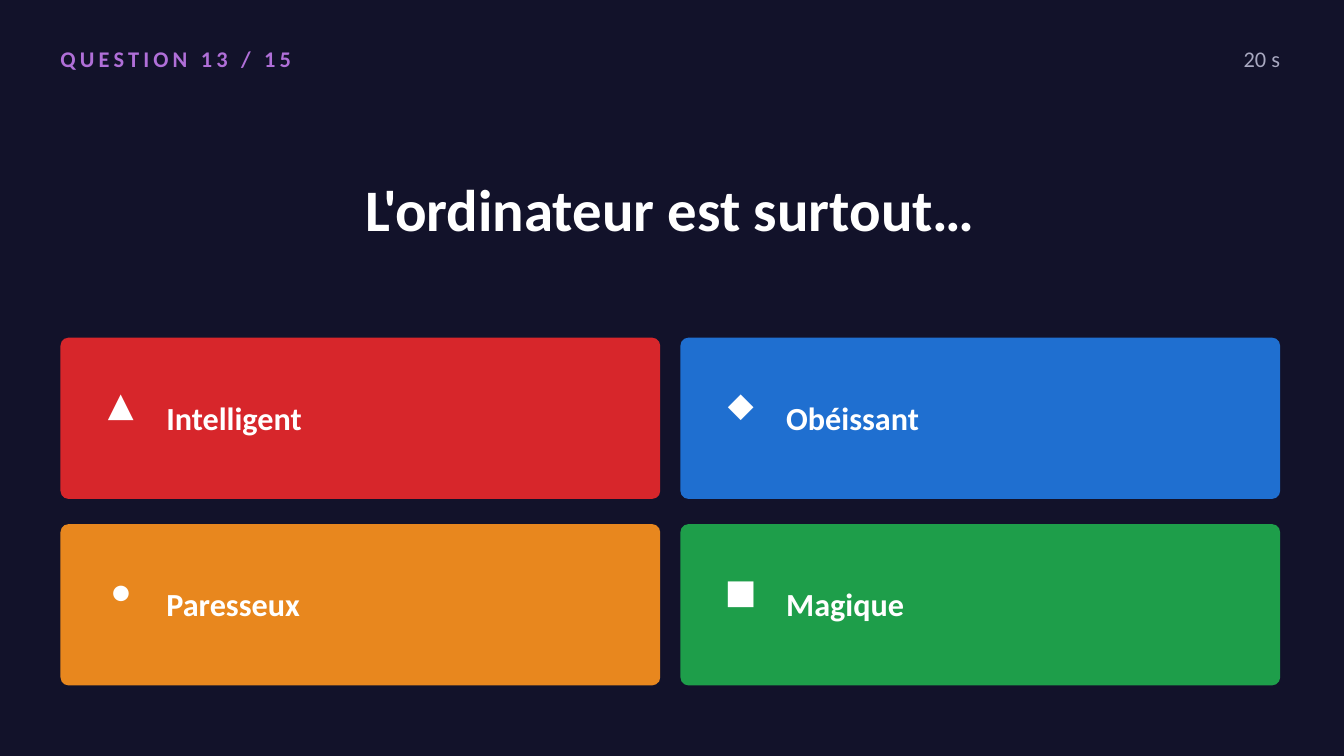
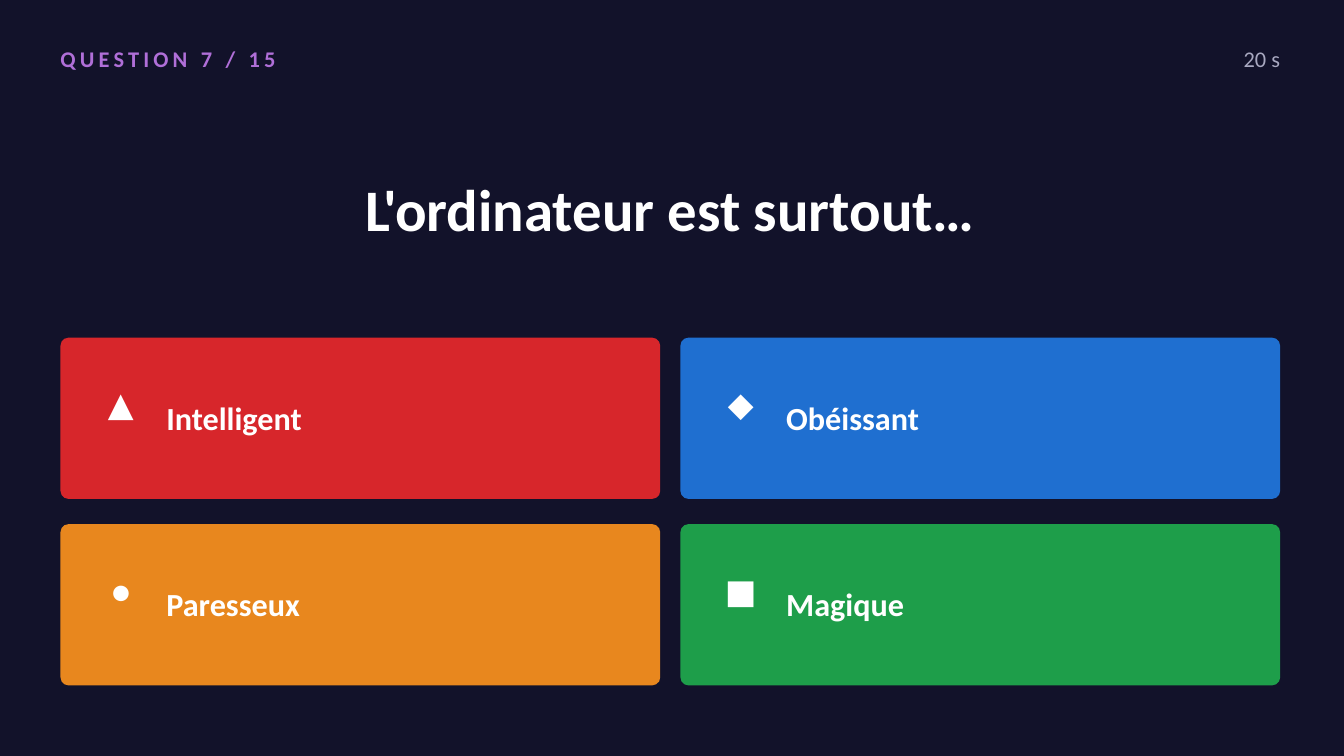
Before and after one commit to koffipierredamien/python-learning, a slide deck: slide 14 of 2-seances/S02-premier-contact/a-projeter/quiz-seance-1.pptx (slide 26 before the commit). Drawn at 1344x756 pixels with LibreOffice and Linux fonts; fonts in the diff are those of the drawing. Boxes give left, top, right and bottom in pixels: in the first picture for what was removed or moved away, otherwise in the second. Text is boxed around its words. In the diff, an @@ line names an element or a change of style, - is before the commit and + after.

```diff
--- a/2-seances/S02-premier-contact/a-projeter/quiz-seance-1.pptx
+++ b/2-seances/S02-premier-contact/a-projeter/quiz-seance-1.pptx
@@ text at (x1=60, y1=52, x2=276, y2=70): text changed @@
-QUESTION 13 / 15
+QUESTION 7 / 15
```
Also in this commit, not shown: 19 other slides changed, 8 slides added, 8 slides removed, 5 other files.
